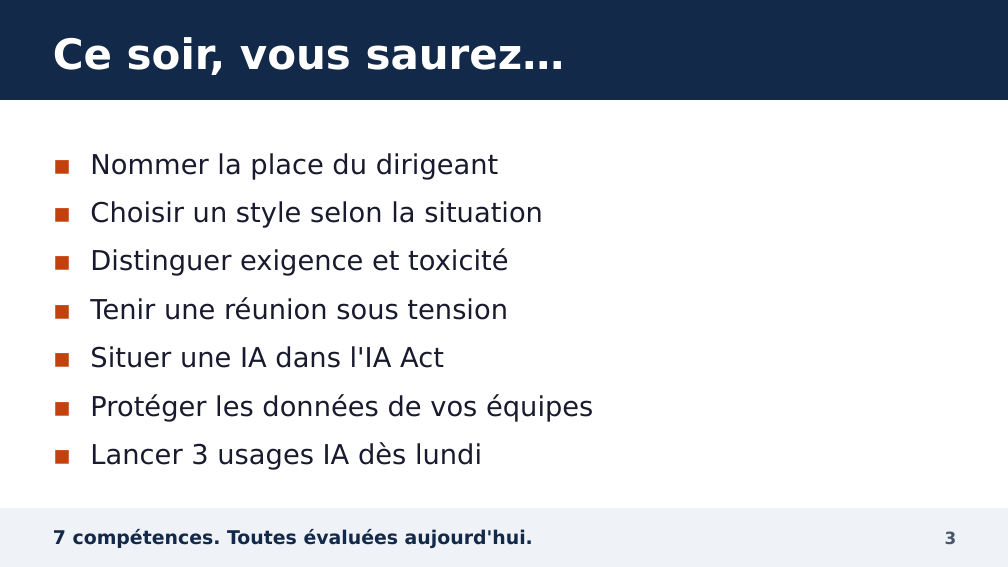
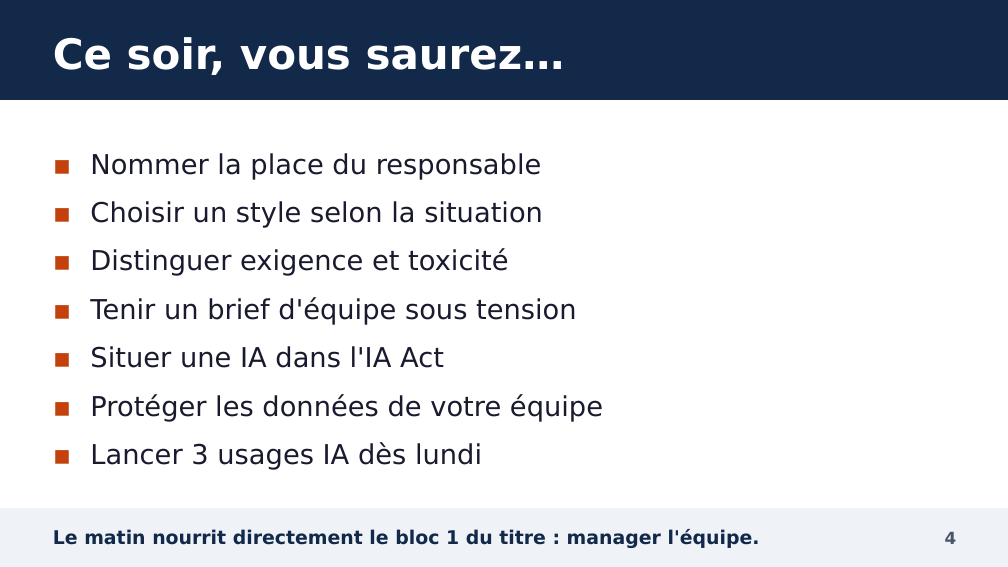
Before and after one commit to YebaYorel/Training, a slide deck: slide 4 of formation_GEM_manager_IA/01_diaporama/Diaporama_Manager_et_IA_GEM.pptx (slide 3 before the commit). Drawn at 1008x567 pixels with LibreOffice and Linux fonts; fonts in the diff are those of the drawing. Boxes give left, top, right and bottom in pixels: in the first picture for what was removed or moved away, otherwise in the second. Text is boxed around its words. In the diff, an @@ line names an element or a change of style, - is before the commit and + after.

```diff
--- a/formation_GEM_manager_IA/01_diaporama/Diaporama_Manager_et_IA_GEM.pptx
+++ b/formation_GEM_manager_IA/01_diaporama/Diaporama_Manager_et_IA_GEM.pptx
@@ text at [90, 153, 542, 180]: text changed @@
-▪ Nommer la place du dirigeant
+▪ Nommer la place du responsable
@@ text at [90, 297, 577, 325]: text changed @@
-▪ Tenir une réunion sous tension
+▪ Tenir un brief d'équipe sous tension
@@ text at [90, 394, 603, 422]: text changed @@
-▪ Protéger les données de vos équipes
+▪ Protéger les données de votre équipe
@@ text at [53, 529, 760, 548]: text changed @@
-7 compétences. Toutes évaluées aujourd'hui.
+Le matin nourrit directement le bloc 1 du titre : manager l'équipe.
@@ text at [945, 532, 957, 544]: text changed @@
-3
+4
```
Also in this commit, not shown: 67 other slides changed, 5 slides added, 1 slide removed, 31 other files.
